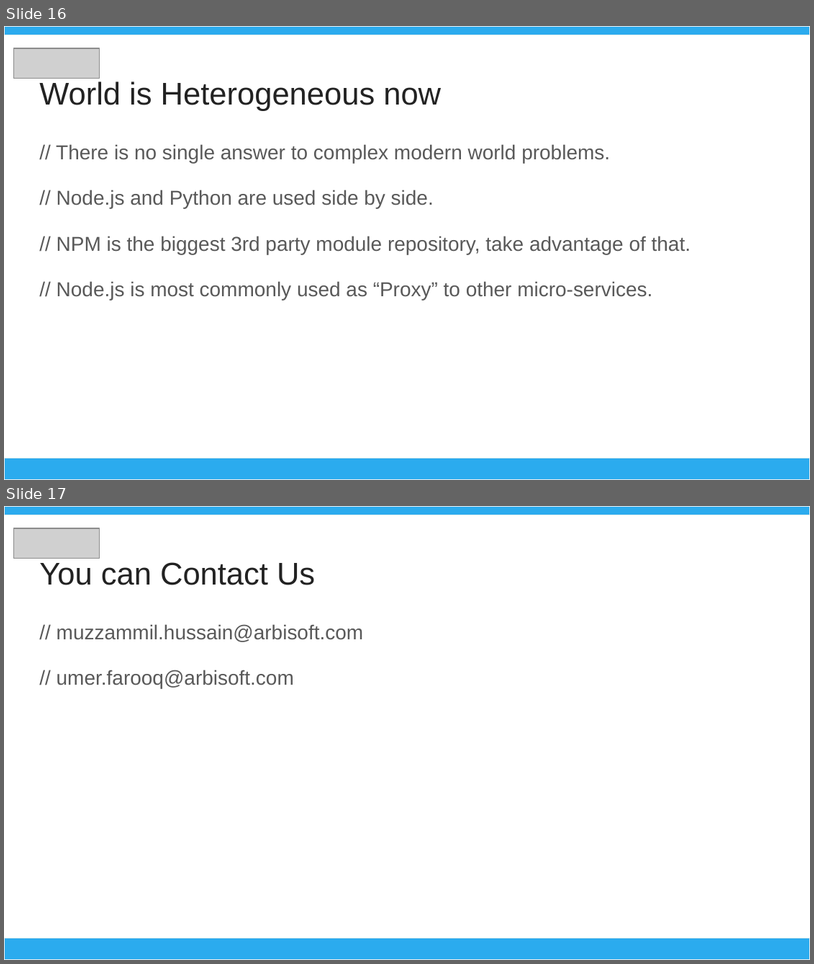
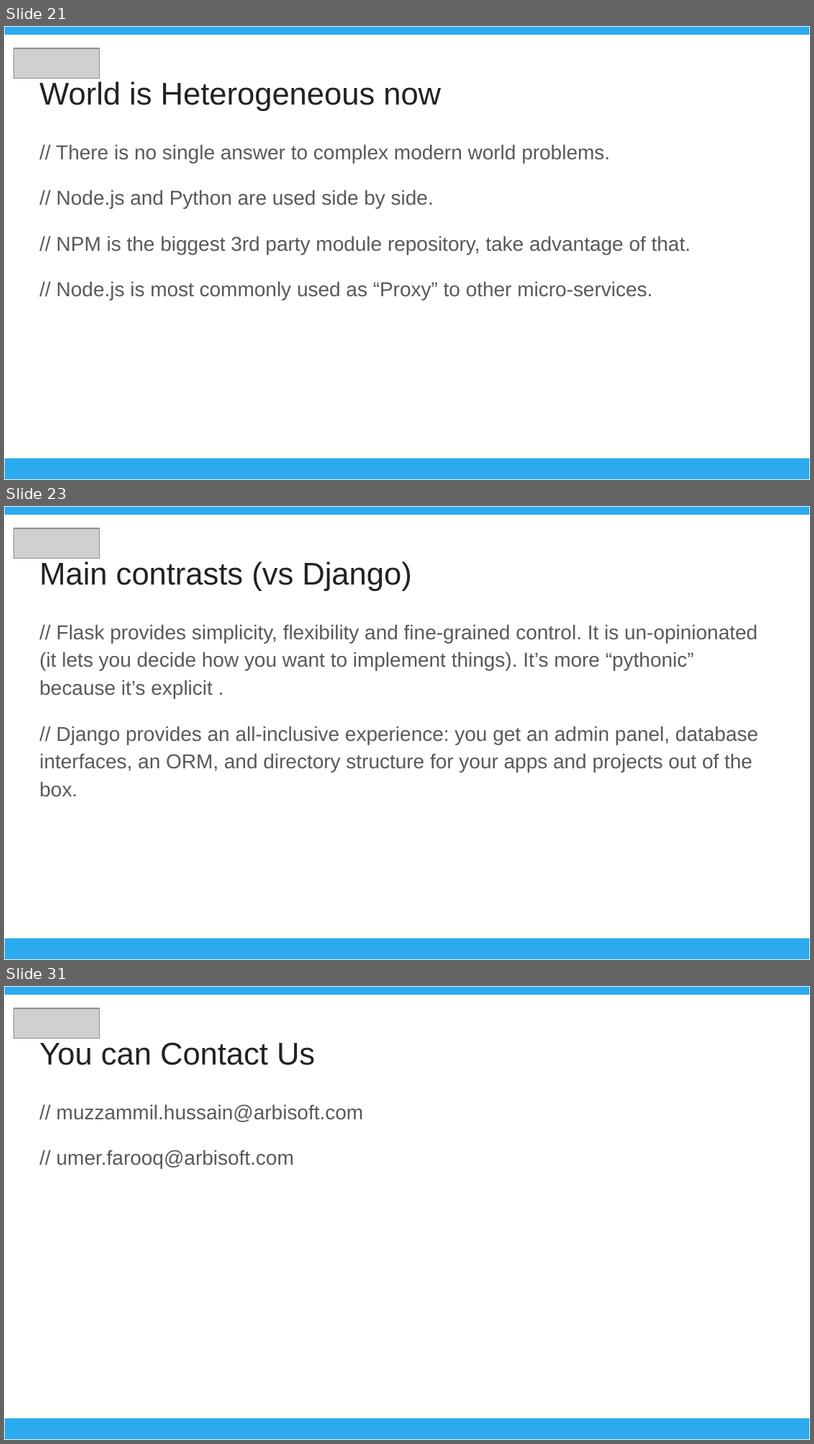
Before and after one commit to muzzammil-hussain/umt_workshop_1803, a slide deck: Advance_Web_Technologies.pptx. Shown one above the other, each under a label of ours: slides 16 and 17 before the commit, slides 21, 23 and 31 after it; the slides between them are not shown. The pictures are 814x964 and 814x1444 pixels, drawn with LibreOffice and Linux fonts; fonts in the diff are those of the drawing; grey boxes stand for pictures. Boxes give left, top, right and bottom in pixels: in the first picture for what was removed or moved away, otherwise in the second. Text is boxed around its words. In the diff, an @@ line names an element or a change of style, - is before the commit and + after.

```diff
--- a/Advance_Web_Technologies.pptx
+++ b/Advance_Web_Technologies.pptx
@@ slide 23 added at (x1=4, y1=506, x2=810, y2=960), background #FFFFFF @@
@@ rectangle added at (x1=4, y1=506, x2=810, y2=515), fill #2BABEE, outline #EFEFEF 0.75 pt @@
@@ picture added at (x1=13, y1=528, x2=99, y2=559) @@
@@ title added at (x1=39, y1=561, x2=412, y2=591), 28 pt, text #222222 @@
+Main contrasts (vs Django)
@@ text added at (x1=39, y1=624, x2=759, y2=797), 18 pt, text #595959 @@
+// Flask provides simplicity, flexibility and fine-grained control. It is un-opinionated (it lets you decide how you want to implement things). It’s more “pythonic” because it’s explicit .
+// Django provides an all-inclusive experience: you get an admin panel, database interfaces, an ORM, and directory structure for your apps and projects out of the box.
@@ rectangle added at (x1=4, y1=937, x2=810, y2=959), fill #2BABEE, outline #EFEFEF 0.75 pt @@
@@ what was slide 16 is now slide 21 @@
@@ what was slide 17 is now slide 31 @@
```
Also in this commit, not shown: 13 other slides added.
